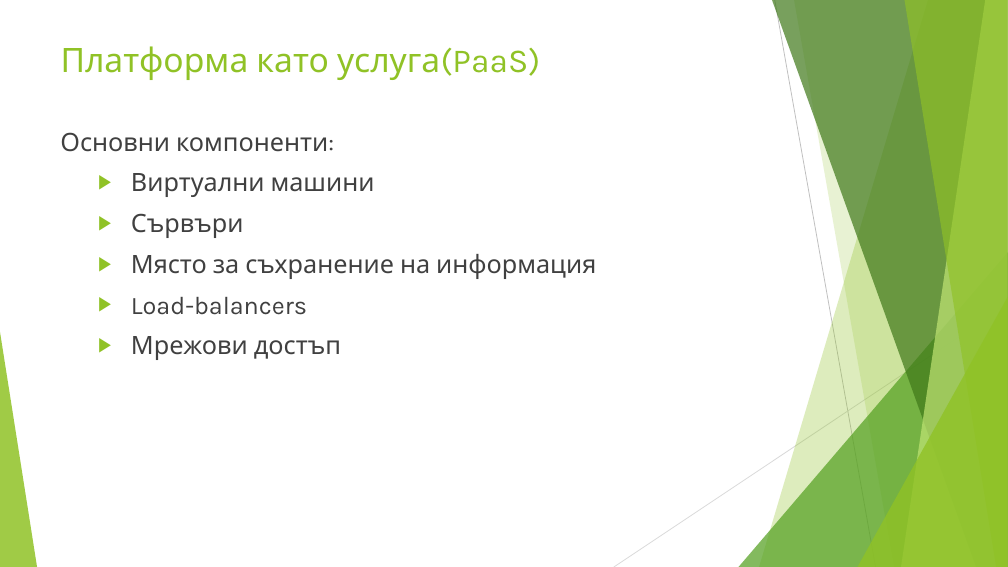
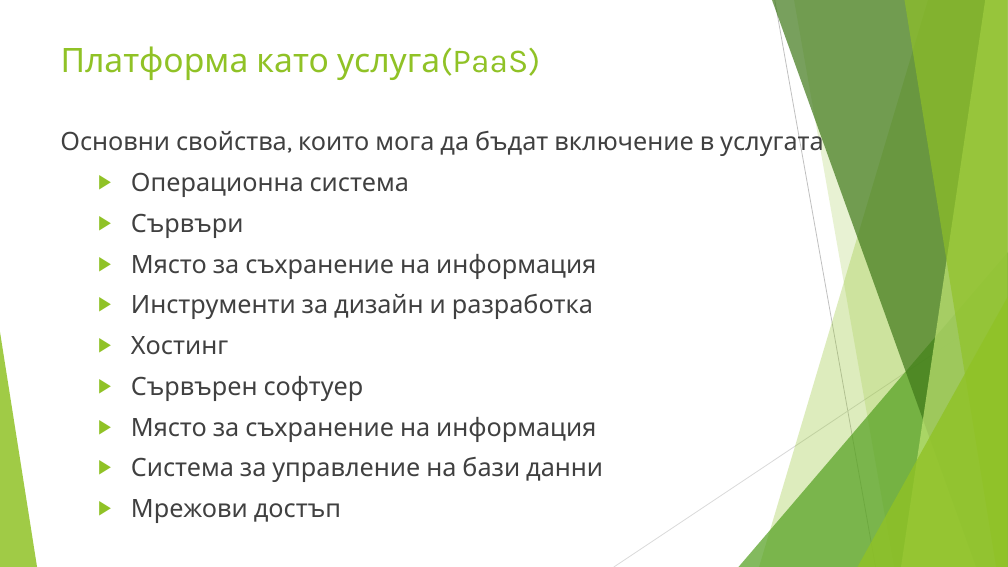
Before and after one commit to enchobelezirev/CloudComputing, a slide deck: slide 10 of CLOUD COMPUTING.pptx. Drawn at 1008x567 pixels with LibreOffice and Linux fonts; fonts in the diff are those of the drawing. Boxes give left, top, right and bottom in pixels: in the first picture for what was removed or moved away, otherwise in the second. Text is boxed around its words. In the diff, an @@ line names an element or a change of style, - is before the commit and + after.

Commit message:
PaaS text fixes. Security topic from the main content removed. Saas slides added. Updated docx file with more info

```diff
--- a/CLOUD COMPUTING.pptx
+++ b/CLOUD COMPUTING.pptx
@@ text at <box>60,127,824,197</box>: text changed @@
-Основни компоненти:
-  ▶ Виртуални машини
+Основни свойства, които мога да бъдат включение в услугата
+  ▶ Операционна система
@@ text at <box>131,294,603,482</box>: text changed @@
-  ▶ Load-balancers
+  ▶ Инструменти за дизайн и разработка
+  ▶ Хостинг
+  ▶ Сървърен софтуер
+  ▶ Място за съхранение на информация
+  ▶ Система за управление на бази данни
```
Also in this commit, not shown: 4 other slides changed, 2 slides added, 1 other file.
